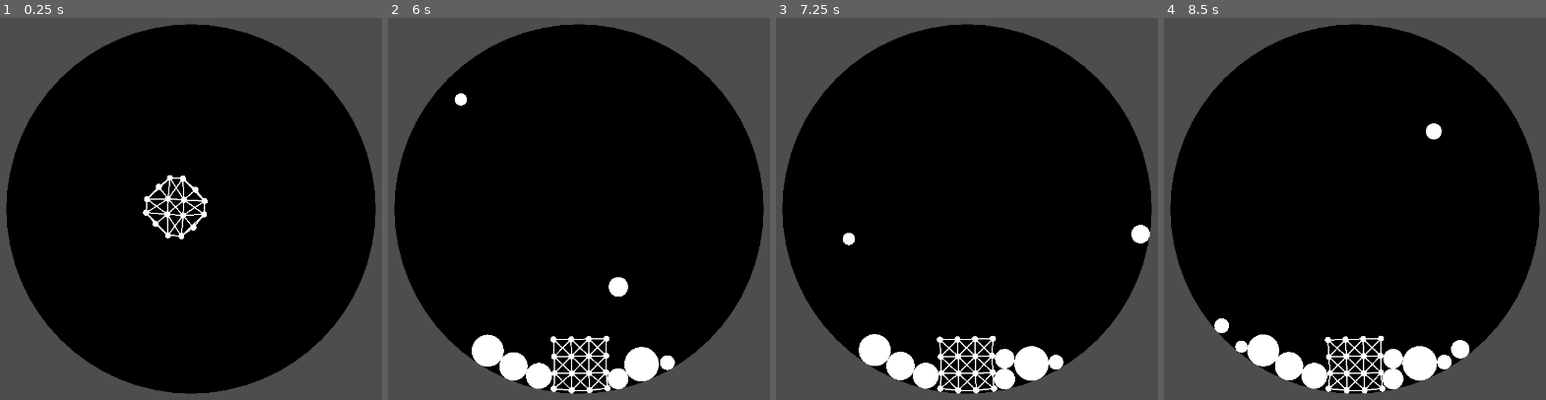
Above: before the commit, frames 1-4 (left to right).
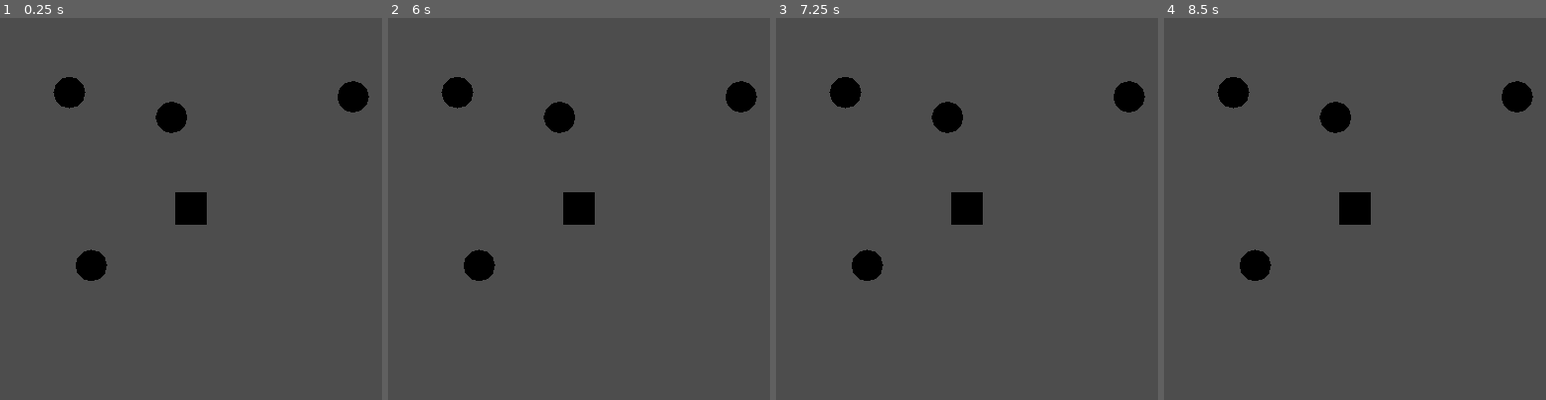
Above: after the commit, the same moments.

Repository: b6462/ComputerAnimationPlayground
Game: Godot game, scene res://Deform/Concept/Concept_AvgRot3D.tscn
Same seed, same stepped clock (60 frames per second), same inputs: the game is played once before the commit and once after it. Before the commit the project starts from res://Verlet/VerletIntegration.tscn.
Inputs (mouse positions are in pixels of both pictures, inside the frame that each line leads up to):
- Up to frame 1 (0.25 s): no input
- Up to frame 2 (6 s): move the mouse to (750, 186) at 0.52 s; click (750, 186) at 0.67 s; move the mouse to (422, 231) at 1.27 s; click (422, 231) at 1.42 s; move the mouse to (659, 109) at 2.02 s; click (659, 109) at 2.17 s; move the mouse to (540, 296) at 2.77 s; click (540, 296) at 2.92 s; move the mouse to (outside the picture) at 3.52 s; click (outside the picture) at 3.67 s; move the mouse to (outside the picture) at 4.27 s; click (outside the picture) at 4.42 s; move the mouse to (617, 209) at 5.02 s; click (617, 209) at 5.17 s; move the mouse to (460, 98) at 5.77 s; click (460, 98) at 5.92 s
- Up to frame 3 (7.25 s): move the mouse to (1138, 186) at 6.52 s; click (1138, 186) at 6.67 s
- Up to frame 4 (8.5 s): move the mouse to (1198, 231) at 7.27 s; click (1198, 231) at 7.42 s; move the mouse to (1435, 109) at 8.02 s; click (1435, 109) at 8.17 s

The runs differ from the first frame. In frame 1, 72% of the frame differs, in the area x 1-99%, y 1-99%; in frame 2, 72%; in frame 3, 71%; in frame 4, 71%.

Commit message:
Add average rotation testcase
* AvgRot is a prerequisite for mesh deformer

Diff:
--- /dev/null
+++ b/Deform/Concept/AvgRot3D.gd
@@ -0,0 +1,30 @@
+extends Node
+
+@export var ctrl_points: Array[Node3D]
+@export var tgt_point: Node3D
+var displacements: PackedVector3Array
+
+func _ready():
+	# Get all displacements from target point to each control point
+	for ctrl in ctrl_points:
+		displacements.append((ctrl.position - tgt_point.position).normalized())
+
+func _process(delta):
+	#ctrl_points[0].position += Vector3(0,0.5*delta,0)
+
+	var rotation := Vector3(0,0,0)
+	var activePoints = 0
+	for i in range(0, ctrl_points.size()):
+		# NOTE: Quaternion Quaternion(arc_from: Vector3, arc_to: Vector3)
+		# Constructs a quaternion representing the shortest arc between two points
+		# on the surface of a sphere with a radius of 1.0.
+		# So we must keep the radius as 1, meaning we must normalize all position input to quat
+		var rot := Quaternion(displacements[i], (ctrl_points[i].position - tgt_point.position).normalized())
+		var angle = rot.get_angle()
+		if angle != 0:
+			print(angle)
+		var axis = rot.get_axis()
+		rotation += axis.normalized()*angle
+		activePoints+=1
+	rotation /= activePoints
+	tgt_point.rotation = rotation
--- /dev/null
+++ b/Deform/Concept/Concept_AvgRot3D.tscn
@@ -0,0 +1,27 @@
+[gd_scene load_steps=2 format=3 uid="uid://dd1yl2xhook1m"]
+
+[ext_resource type="Script" path="res://Deform/Concept/AvgRot3D.gd" id="1_mnw03"]
+
+[node name="Concept_AvgRot" type="Node2D" node_paths=PackedStringArray("ctrl_points", "tgt_point")]
+script = ExtResource("1_mnw03")
+ctrl_points = [NodePath("Ctrl_01"), NodePath("Ctrl_02"), NodePath("Ctrl_03"), NodePath("Ctrl_04")]
+tgt_point = NodePath("Target")
+
+[node name="Target" type="CSGBox3D" parent="."]
+
+[node name="Ctrl_01" type="CSGSphere3D" parent="."]
+transform = Transform3D(1, 0, 0, 0, 1, 0, 0, 0, 1, -0.612275, 2.87191, -0.0271089)
+
+[node name="Ctrl_02" type="CSGSphere3D" parent="."]
+transform = Transform3D(1, 0, 0, 0, 1, 0, 0, 0, 1, -3.83135, 3.65789, -4.76837e-07)
+
+[node name="Ctrl_03" type="CSGSphere3D" parent="."]
+transform = Transform3D(1, 0, 0, 0, 1, 0, 0, 0, 1, 5.11725, 3.51951, -4.76837e-07)
+
+[node name="Ctrl_04" type="CSGSphere3D" parent="."]
+transform = Transform3D(1, 0, 0, 0, 1, 0, 0, 0, 1, -3.14449, -1.7996, -4.76837e-07)
+
+[node name="Camera3D" type="Camera3D" parent="."]
+transform = Transform3D(1, 0, 0, 0, 1, 0, 0, 0, 1, 0.00304461, -0.0173416, 7.11902)
+projection = 1
+size = 13.975
--- /dev/null
+++ b/Deform/Deformer.gd
@@ -0,0 +1,11 @@
+extends Node
+
+
+# Called when the node enters the scene tree for the first time.
+func _ready():
+	pass # Replace with function body.
+
+
+# Called every frame. 'delta' is the elapsed time since the previous frame.
+func _process(delta):
+	pass
--- a/project.godot
+++ b/project.godot
@@ -11,7 +11,7 @@
 [application]
 
 config/name="Computer Animation Playground"
-run/main_scene="res://Verlet/VerletIntegration.tscn"
+run/main_scene="res://Deform/Concept/Concept_AvgRot3D.tscn"
 config/features=PackedStringArray("4.1", "Forward Plus")
 config/icon="res://icon.svg"
 
